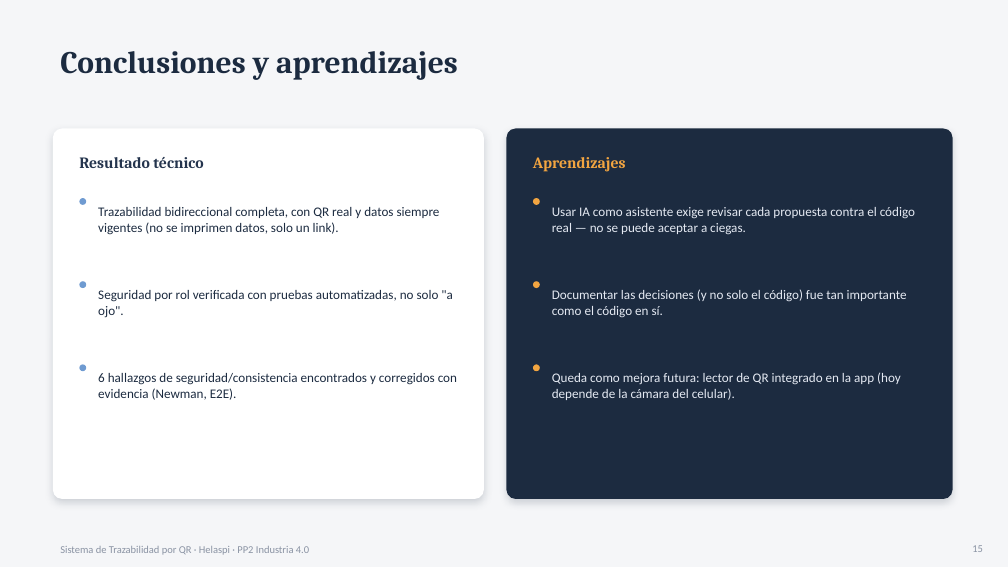
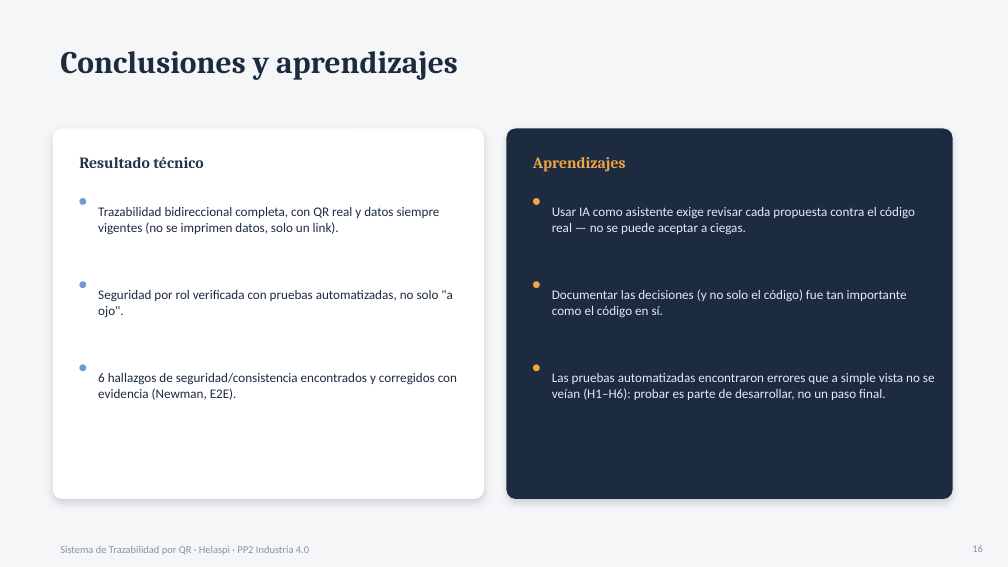
Before and after one commit to gcv1982/PROYECTO-FINAL-PP2-INDUSTRIA-4.0, a slide deck: slide 16 of docs/presentacion/Defensa_S10_Helaspi.pptx (slide 15 before the commit). Drawn at 1008x567 pixels with LibreOffice and Linux fonts; fonts in the diff are those of the drawing. Boxes give left, top, right and bottom in pixels: in the first picture for what was removed or moved away, otherwise in the second. Text is boxed around its words. In the diff, an @@ line names an element or a change of style, - is before the commit and + after.

```diff
--- a/docs/presentacion/Defensa_S10_Helaspi.pptx
+++ b/docs/presentacion/Defensa_S10_Helaspi.pptx
@@ text at (552,373,935,400): text changed @@
-Queda como mejora futura: lector de QR integrado en la app (hoy depende de la cámara del celular).
+Las pruebas automatizadas encontraron errores que a simple vista no se veían (H1–H6): probar es parte de desarrollar, no un paso final.
```
Also in this commit, not shown: 6 other slides changed, 1 slide added.
